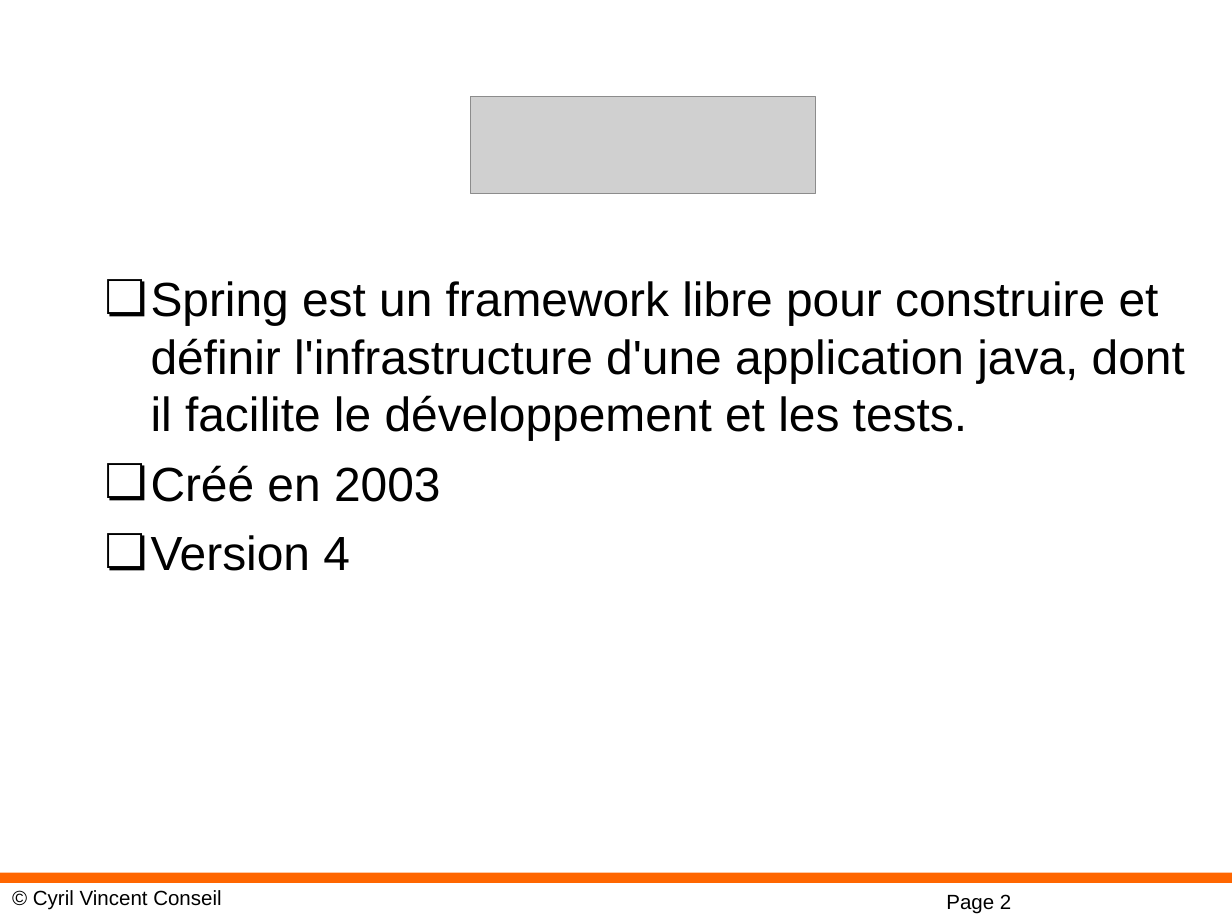
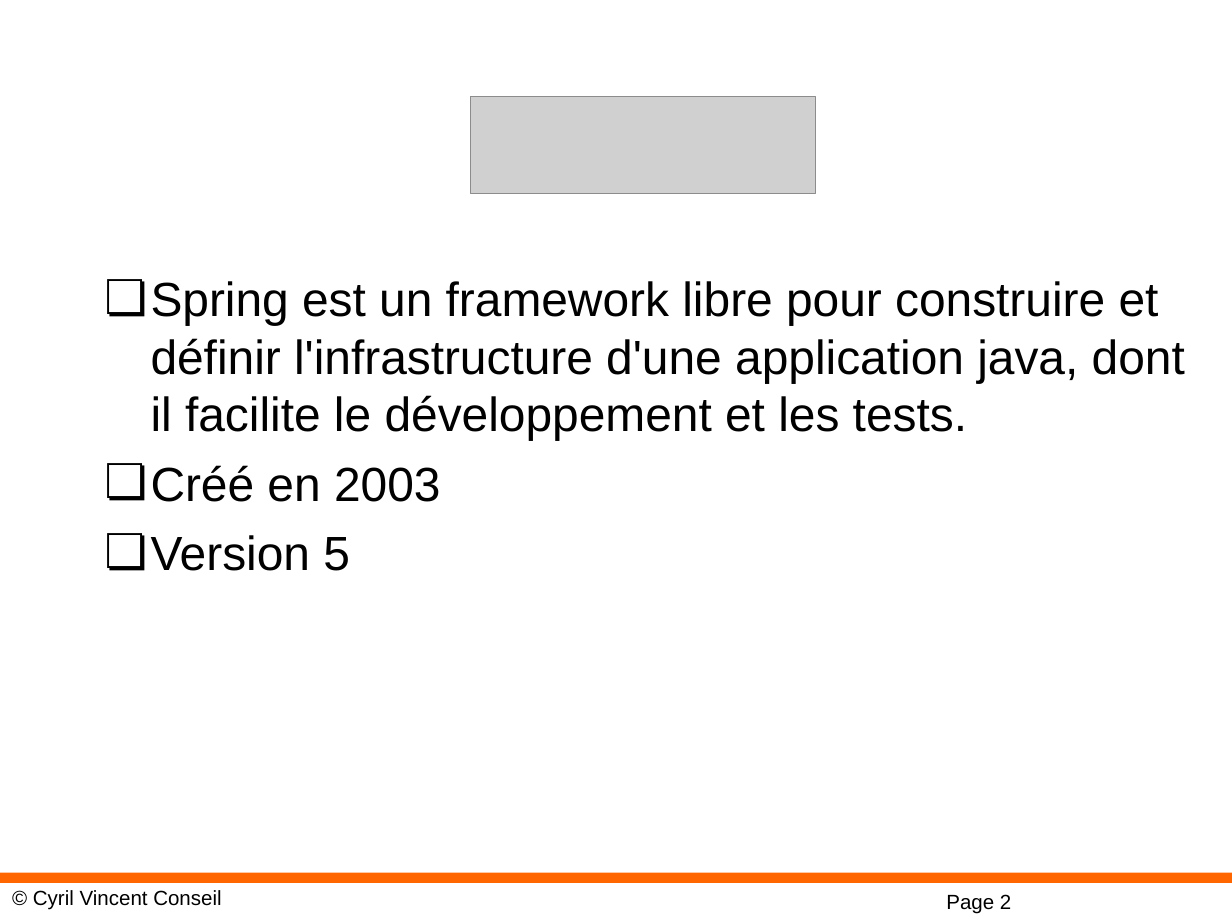
Before and after one commit to cyrilvincent/spring, a slide deck: slide 2 of ppt/01-SpringIntro.ppt. Drawn at 1232x924 pixels with LibreOffice and Linux fonts; fonts in the diff are those of the drawing; grey boxes stand for pictures; background and template pictures are left out. Boxes give left, top, right and bottom in pixels: in the first picture for what was removed or moved away, otherwise in the second. Text is boxed around its words. In the diff, an @@ line names an element or a change of style, - is before the commit and + after.

```diff
--- a/ppt/01-SpringIntro.ppt
+++ b/ppt/01-SpringIntro.ppt
@@ text at box(151, 535, 350, 571): text changed @@
-❏ Version 4
+❏ Version 5
```
Also in this commit, not shown: 3 other slides changed, 5 slides added, 2 slides removed, 14 other files.
